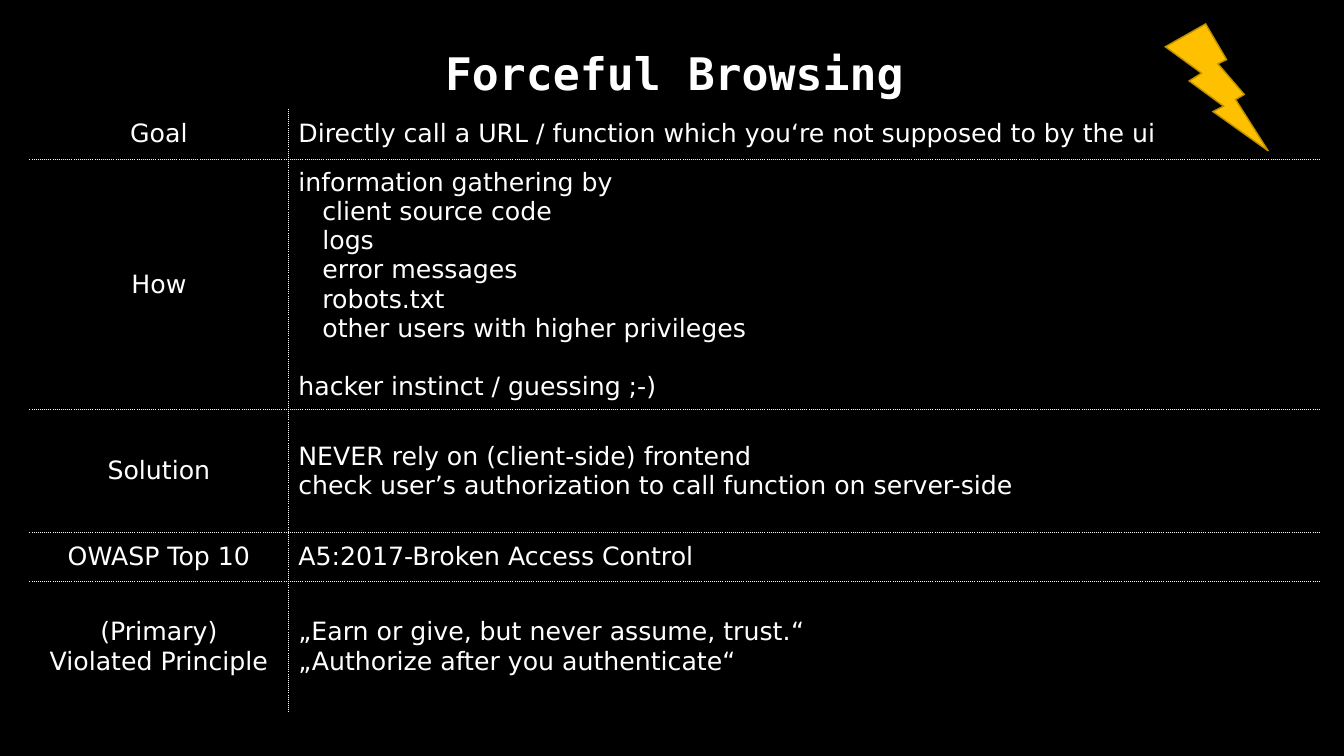
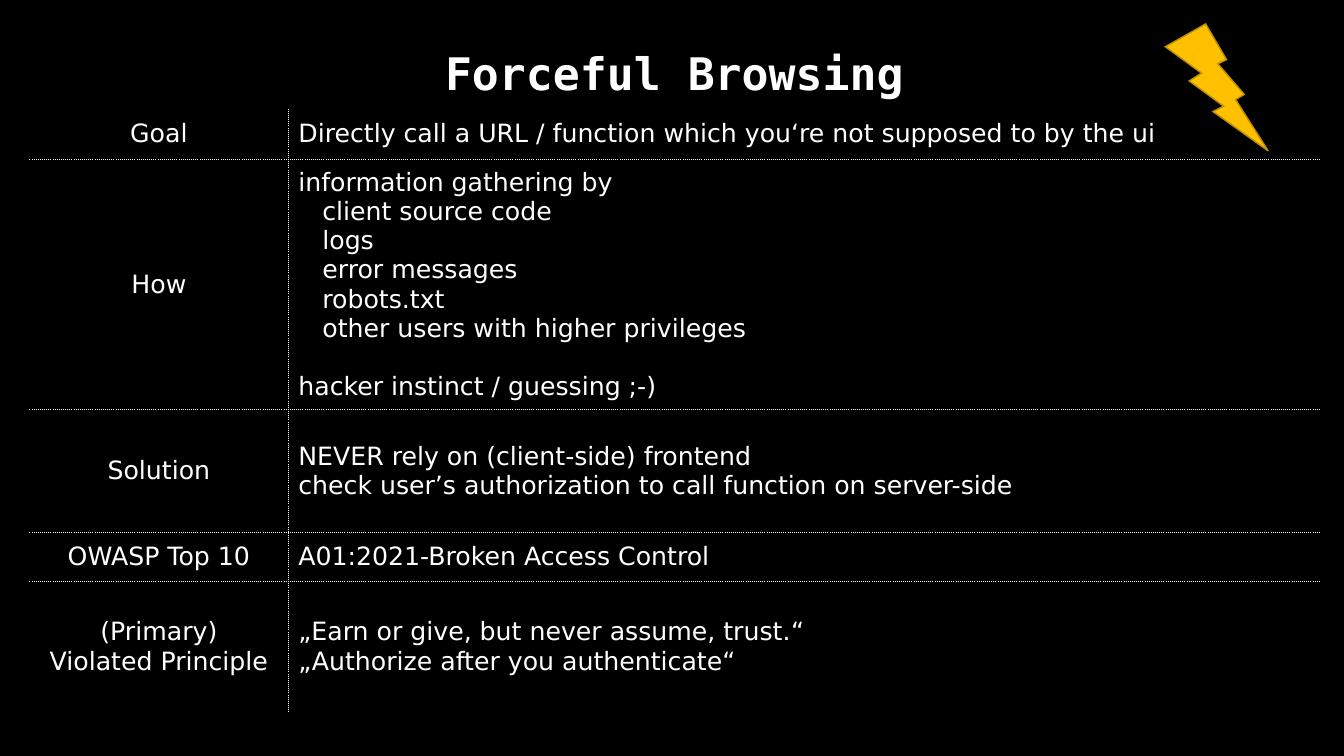
Before and after one commit to dschwarz91/websec-lecture, a slide deck: slide 14 of slides/5_Authorization.pptx. Drawn at 1344x756 pixels with LibreOffice and Linux fonts; fonts in the diff are those of the drawing. Boxes give left, top, right and bottom in pixels: in the first picture for what was removed or moved away, otherwise in the second. Text is boxed around its words. In the diff, an @@ line names an element or a change of style, - is before the commit and + after.

```diff
--- a/slides/5_Authorization.pptx
+++ b/slides/5_Authorization.pptx
@@ table at (x1=29, y1=40, x2=1320, y2=722) @@
-row 5, column 2: A5:2017-Broken Access Control
+row 5, column 2: A01:2021-Broken Access Control
```
Also in this commit, not shown: 7 other slides changed, 6 other files.
